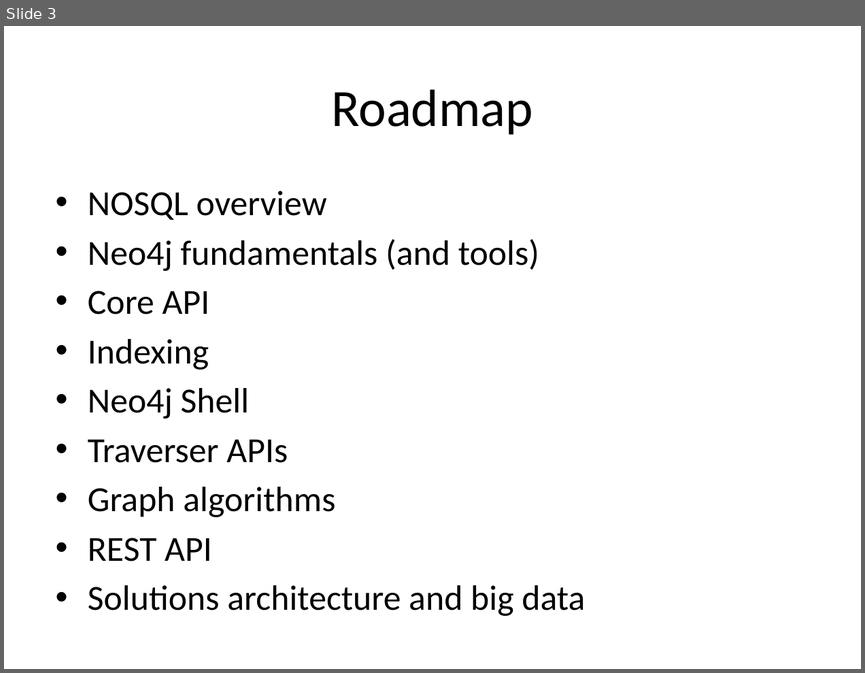
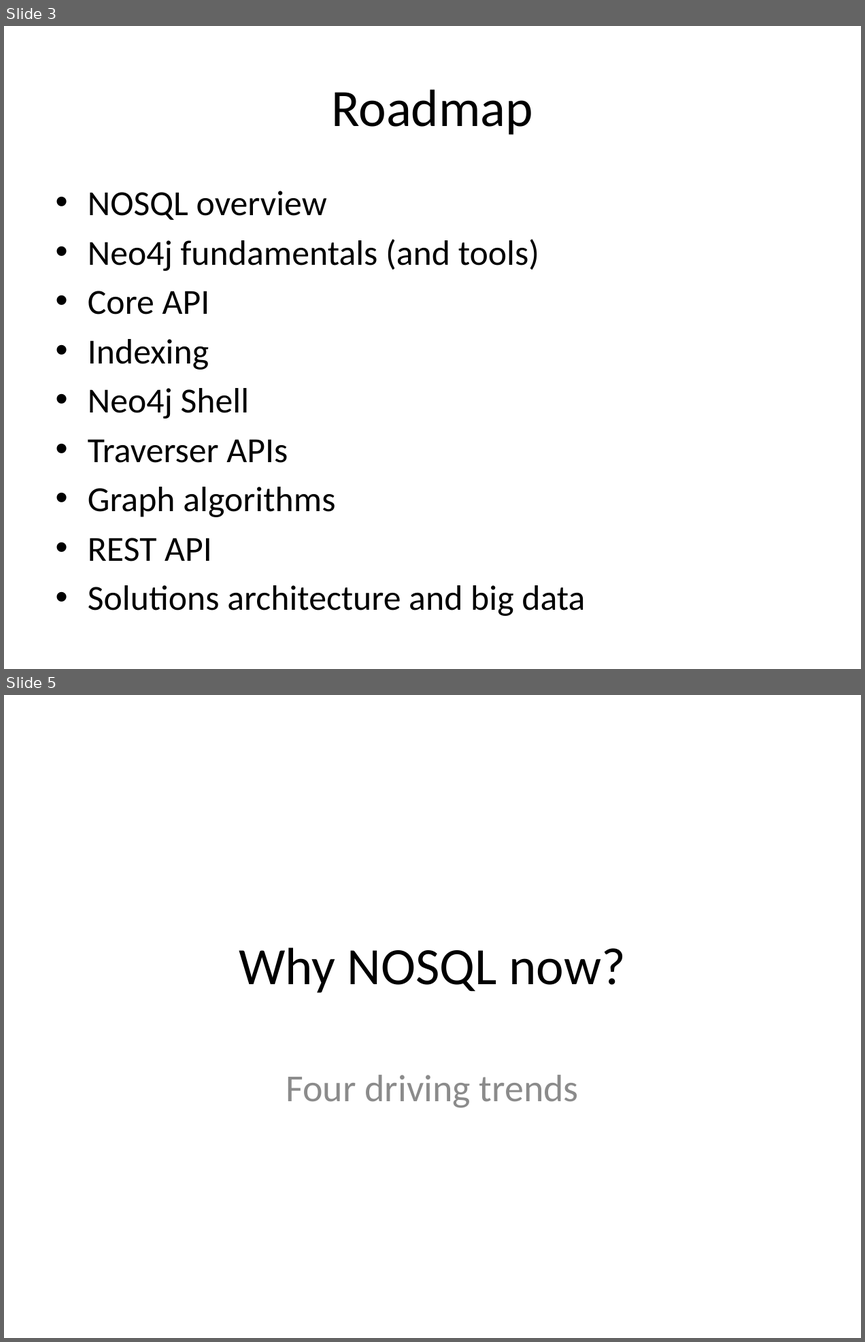
Before and after one commit to jimwebber/neo4j-tutorial, a slide deck: presentation/A Programmatic Introduction to Neo4j.pptx. Shown one above the other, each under a label of ours: slide 3 before the commit, slides 3 and 5 after it; the slides between them are not shown. The pictures are 865x673 and 865x1342 pixels, drawn with LibreOffice and Linux fonts; fonts in the diff are those of the drawing; background and template pictures are left out. Boxes give left, top, right and bottom in pixels: in the first picture for what was removed or moved away, otherwise in the second. Text is boxed around its words. In the diff, an @@ line names an element or a change of style, - is before the commit and + after.

Commit message:
The first bits of a NOSQL drivers slideset

```diff
--- a/presentation/A Programmatic Introduction to Neo4j.pptx
+++ b/presentation/A Programmatic Introduction to Neo4j.pptx
@@ slide 5 added at (x1=4, y1=695, x2=861, y2=1338), background #FFFFFF @@
@@ title added at (x1=239, y1=947, x2=625, y2=993), 44 pt, text #000000 @@
+Why NOSQL now?
@@ subtitle added at (x1=286, y1=1074, x2=579, y2=1108), 32 pt, text #8C8C8C @@
+Four driving trends
```
Also in this commit, not shown: 6 other slides added.
